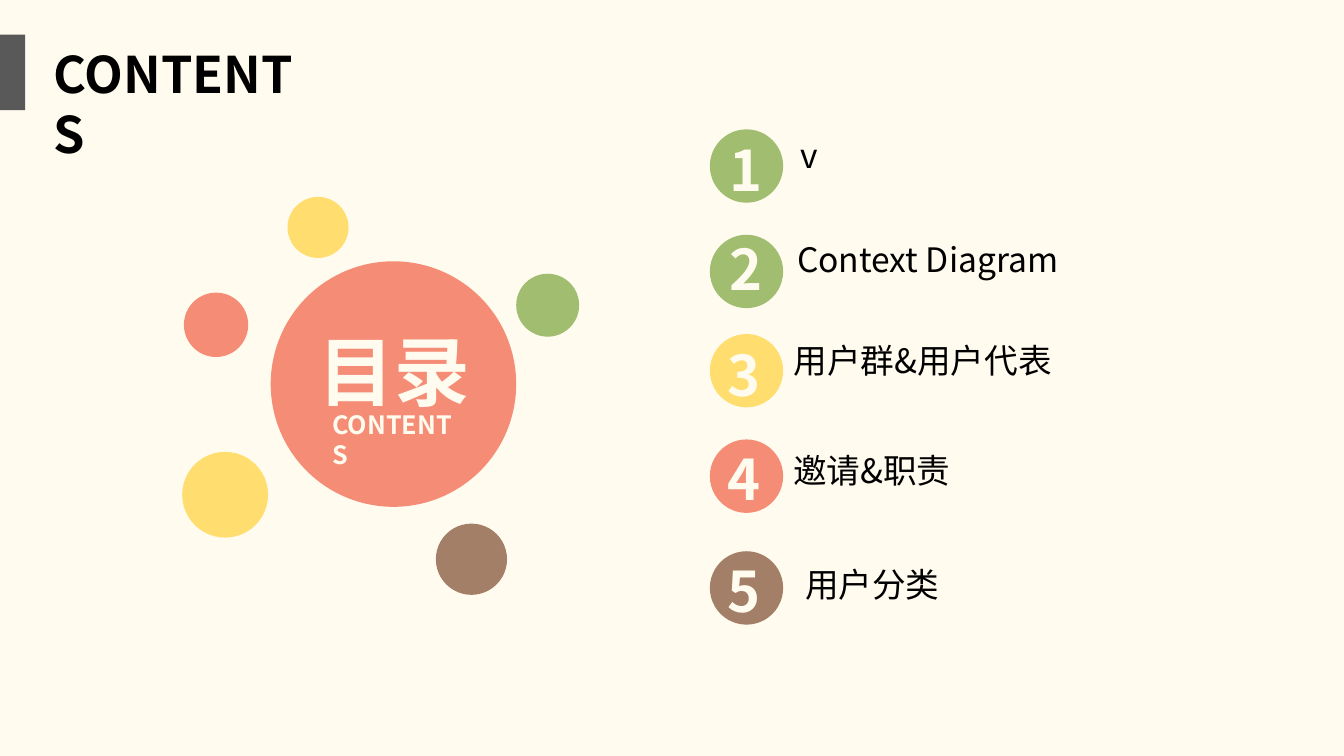
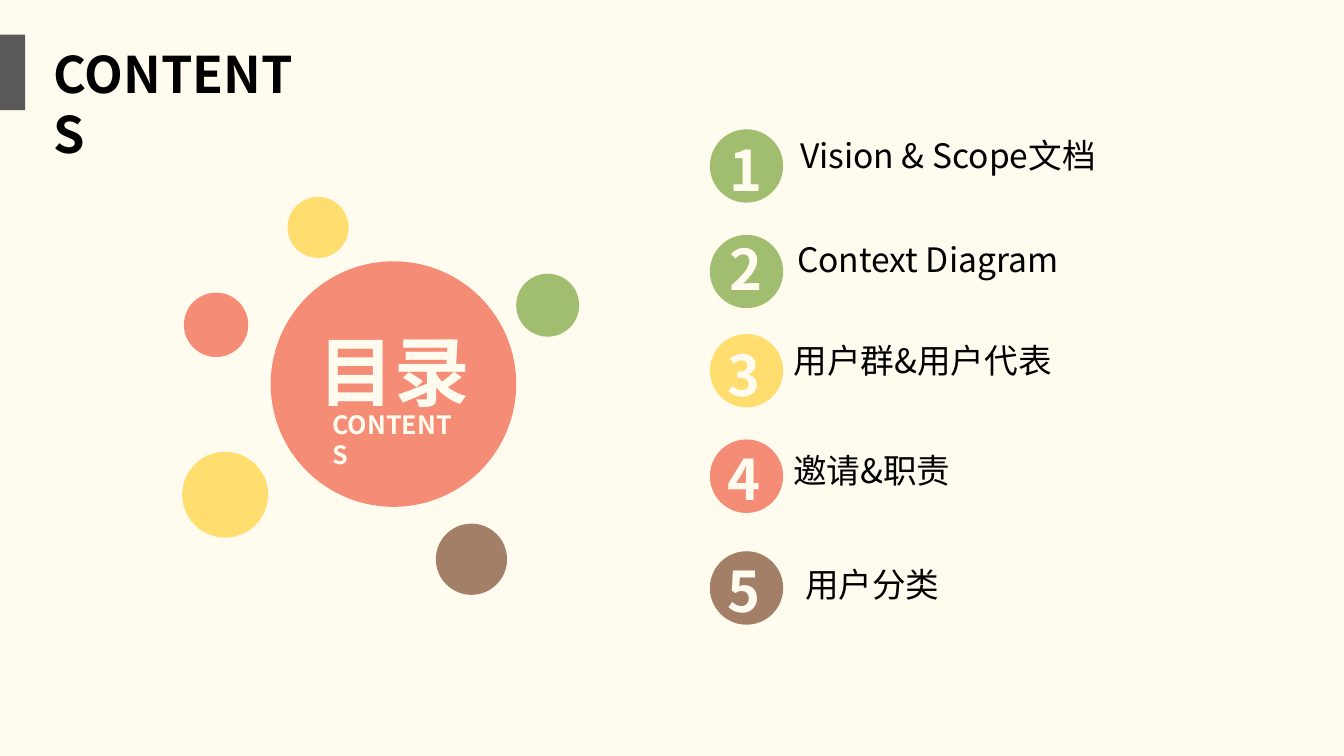
Before and after one commit to twn422/PRD2017, a slide deck: slide 2 of PRD-2017-G24/STW/受控文件/分析设计/软件需求规格说明书/软件需求规格说明书.ppt. Drawn at 1344x756 pixels with LibreOffice and Linux fonts; fonts in the diff are those of the drawing. Boxes give left, top, right and bottom in pixels: in the first picture for what was removed or moved away, otherwise in the second. Text is boxed around its words. In the diff, an @@ line names an element or a change of style, - is before the commit and + after.

```diff
--- a/PRD-2017-G24/STW/受控文件/分析设计/软件需求规格说明书/软件需求规格说明书.ppt
+++ b/PRD-2017-G24/STW/受控文件/分析设计/软件需求规格说明书/软件需求规格说明书.ppt
@@ text added at <box>800,139,1095,176</box>, 24 pt, text #000000 @@
+Vision & Scope文档
@@ text removed at <box>801,149,819,168</box> @@
-v
```
Also in this commit, not shown: 32 slides added, 3 slides removed, 24 other files.
